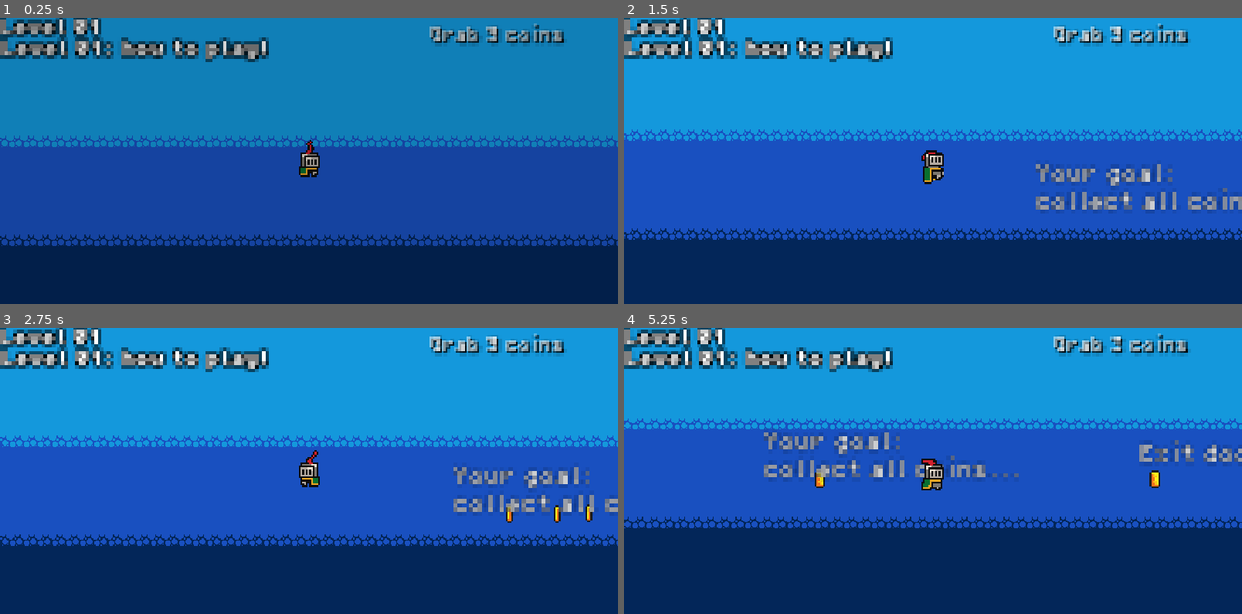
Above: before the commit, frames 1-4 (two rows, left to right).
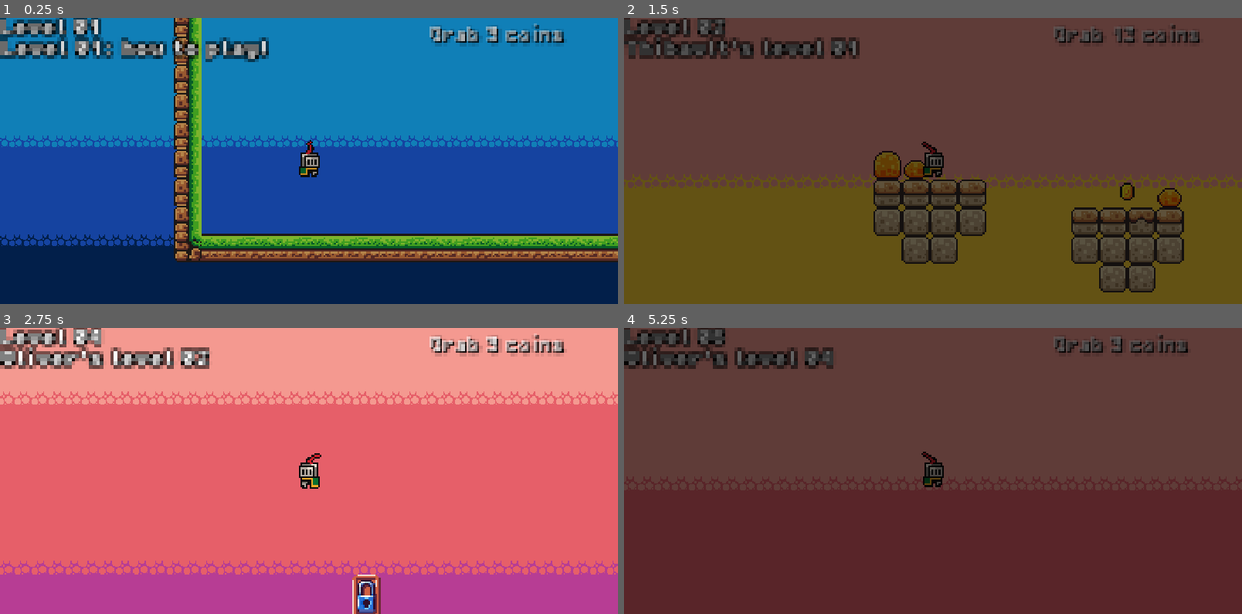
Above: after the commit, the same moments.

Repository: olivierpons/godot-prout-2d
Game: Godot game, scene res://scene/levels/level_01.tscn
Two runs of this game, one before a commit and one after it. Both use one fixed random seed, a clock stepped at 60 frames per second and the inputs below.
Inputs:
- Up to frame 1 (0.25 s): no input
- Up to frame 2 (1.5 s): hold Delete (jump) 0.53-1.28 s; hold D (move_right) from 0.53 s (still down); tap X (next_level) at 0.6 s; tap Delete (jump) at 1.35 s
- Up to frame 3 (2.75 s): tap Delete (jump) at 1.52, 1.82 s; tap X (next_level) at 1.55, 2.1 s; release D (move_right) at 2.03 s; hold A (move_left) from 2.03 s (still down); hold Delete (jump) from 2.03 s (still down)
- Up to frame 4 (5.25 s): release A (move_left) at 2.78 s; release Delete (jump) at 2.78 s; hold D (move_right) 2.78-4.28 s; tap X (next_level) at 2.85, 4.35, 5.1 s; tap Delete (jump) at 3.02, 3.32, 4.52, 4.82 s; hold Delete (jump) 3.53-4.28 s; hold A (move_left) 4.28-5.03 s; hold D (move_right) from 5.03 s (still down); hold Delete (jump) from 5.03 s (still down)

The runs differ from the first frame. In frame 1, 10% of the frame differs, in the area x 28-100%, y 0-86%; in frame 2, 100%; in frame 3, 99%; in frame 4, 100%, in the area x 0-100%, y 0-100%.

Commit message:
Add sound

Diff:
--- a/scene/exit_door.tscn
+++ b/scene/exit_door.tscn
@@ -2,7 +2,7 @@
 
 [ext_resource type="Script" path="res://scripts/exit_door.gd" id="1_ebc77"]
 [ext_resource type="Texture2D" uid="uid://dqxs6pnmklux0" path="res://assets/sprites/world_tileset.png" id="1_jh7ym"]
-[ext_resource type="AudioStream" uid="uid://bu7fnof0dbhec" path="res://assets/sounds/power_up.wav" id="3_yekb7"]
+[ext_resource type="AudioStream" uid="uid://cfew7bnu6f6jy" path="res://assets/sounds/Spell General Generic Big Reverse -001.wav" id="3_amka7"]
 
 [sub_resource type="ParticleProcessMaterial" id="ParticleProcessMaterial_v7b3h"]
 particle_flag_disable_z = true
@@ -116,7 +116,7 @@
 offset = Vector2(0, -16)
 
 [node name="AudioStreamPlayer2D" type="AudioStreamPlayer2D" parent="."]
-stream = ExtResource("3_yekb7")
+stream = ExtResource("3_amka7")
 
 [node name="AnimationPlayer" type="AnimationPlayer" parent="."]
 libraries = {
--- a/scene/levels/level_01.tscn
+++ b/scene/levels/level_01.tscn
@@ -1,7 +1,8 @@
-[gd_scene load_steps=19 format=3 uid="uid://rs1emuruss23"]
+[gd_scene load_steps=20 format=3 uid="uid://rs1emuruss23"]
 
 [ext_resource type="PackedScene" uid="uid://dbqa0fqutqm5" path="res://scene/game_manager.tscn" id="1_ma6tc"]
 [ext_resource type="Texture2D" uid="uid://dqxs6pnmklux0" path="res://assets/sprites/world_tileset.png" id="2_g0rbp"]
+[ext_resource type="AudioStream" uid="uid://c5yqf582ow2uj" path="res://assets/music/The Wild West - Loop 1 - 2min 19s_1.mp3" id="2_i6487"]
 [ext_resource type="TileSet" uid="uid://dr6s6qitbkdru" path="res://scene/tileset_game.tres" id="3_qir7c"]
 [ext_resource type="PackedScene" uid="uid://cspicwn3k6q4e" path="res://scene/player.tscn" id="4_4rjus"]
 [ext_resource type="FontFile" uid="uid://dgfh8ygbmywbn" path="res://assets/fonts/PixelOperator8.ttf" id="5_mnasp"]
@@ -243,6 +244,7 @@
 metadata/_edit_vertical_guides_ = [-146.0]
 
 [node name="GameManager" parent="." instance=ExtResource("1_ma6tc")]
+audio_stream = ExtResource("2_i6487")
 
 [node name="CanvasLayer" type="CanvasLayer" parent="."]
 layer = -1
--- a/scene/player.tscn
+++ b/scene/player.tscn
@@ -8,7 +8,7 @@
 [ext_resource type="AudioStream" uid="uid://b4oga02on8exd" path="res://assets/sounds/player/hurt/alex/Hero_Alex_Battle_Cry_4.mp3" id="5_4kdqm"]
 [ext_resource type="AudioStream" uid="uid://bkrxf6kt03yxm" path="res://assets/sounds/player/hurt/alex/Hero_Alex_Battle_Cry_5.mp3" id="6_ouaan"]
 [ext_resource type="AudioStream" uid="uid://dspw25r27cb2c" path="res://assets/sounds/player/hurt/alex/Hero_Alex_Battle_Cry_6.mp3" id="7_xrgaw"]
-[ext_resource type="AudioStream" uid="uid://dekn32y0fa0x0" path="res://assets/sounds/player/jump/Retro_8-Bit_Game-Gun_Pistol_Weapon_Shoot_Fire_03.mp3" id="8_2hnc1"]
+[ext_resource type="AudioStream" uid="uid://ck4y22ij3r3hk" path="res://assets/sounds/Spell General Generic Wand Sparks Spark-003.mp3" id="8_12clv"]
 
 [sub_resource type="AtlasTexture" id="AtlasTexture_la4yh"]
 atlas = ExtResource("1_fu0lj")
@@ -342,7 +342,7 @@
 input_pickable = true
 script = ExtResource("1_0cted")
 sounds_you_died = Array[AudioStreamMP3]([ExtResource("2_6konh"), ExtResource("3_fifyx"), ExtResource("4_fgn6w"), ExtResource("5_4kdqm"), ExtResource("6_ouaan"), ExtResource("7_xrgaw")])
-sounds_jump = Array[AudioStreamMP3]([ExtResource("8_2hnc1")])
+sounds_jump = Array[AudioStreamMP3]([ExtResource("8_12clv")])
 
 [node name="AnimatedSprite2D" type="AnimatedSprite2D" parent="."]
 position = Vector2(0, -12)
--- a/scripts/exit_door.gd
+++ b/scripts/exit_door.gd
@@ -14,3 +14,7 @@
 	if body.is_in_group("player"):
 		if animated_sprite_2d.animation == "open":
 			global.go_to_level(next_level, body, self)
+
+func _physics_process(delta):
+	if Input.is_action_just_pressed("next_level"):
+		global.go_to_level(next_level, null, self)
--- a/scripts/player.gd
+++ b/scripts/player.gd
@@ -40,7 +40,7 @@
 		get_tree().quit()
 
 func _physics_process(delta):
-	# Add the gravity.
+	 	# Add the gravity.
 	if not is_on_floor():
 		velocity.y += gravity * delta
 
Binary file changed: assets/sprites/world_tileset.png
Not shown: 1 places in scene/game_manager.tscn that only renumber resources
Not shown: 1 places in scene/levels/level_02.tscn that only renumber resources
Not shown: 1 places in scene/levels/level_03.tscn that only renumber resources
Not shown: 1 places in scene/levels/level_04.tscn that only renumber resources
Not shown: 1 places in scene/levels/level_05.tscn that only renumber resources
Not shown: 1 places in scene/levels/level_06.tscn that only renumber resources
Not shown: 1 places in scene/levels/level_07.tscn that only renumber resources
Not shown: 1 places in scene/monsters/clock.tscn that only renumber resources
Not shown: 1 places in scene/monsters/death_slime.tscn that only renumber resources
Not shown: 1 places in scene/monsters/mushroom.tscn that only renumber resources
Not shown: 1 places in scene/monsters/pig.tscn that only renumber resources
(and 8 more such lines)
